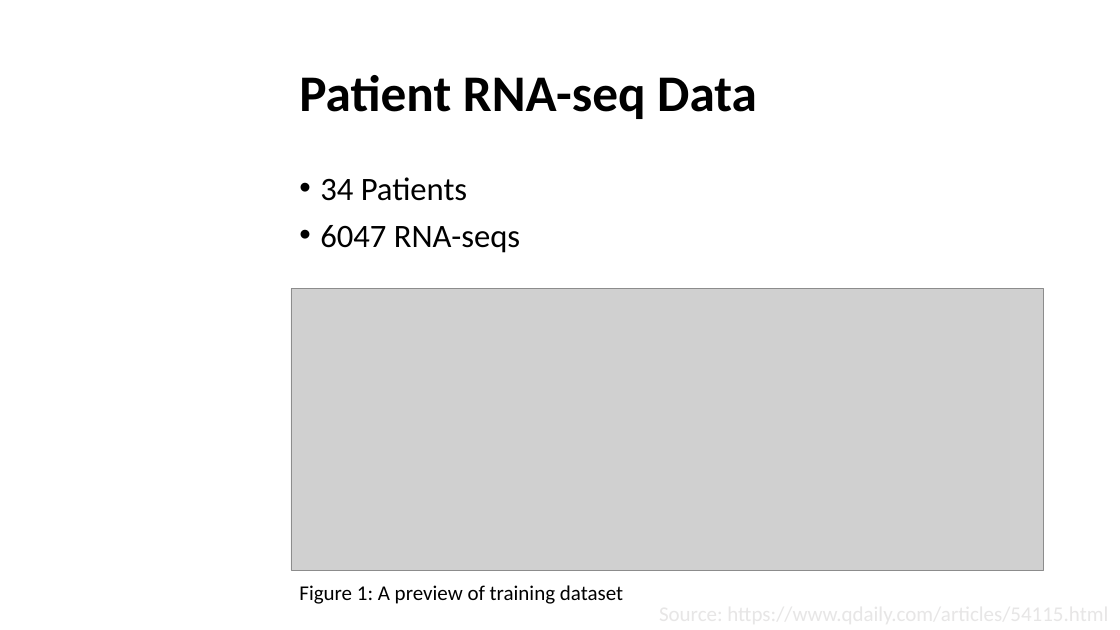
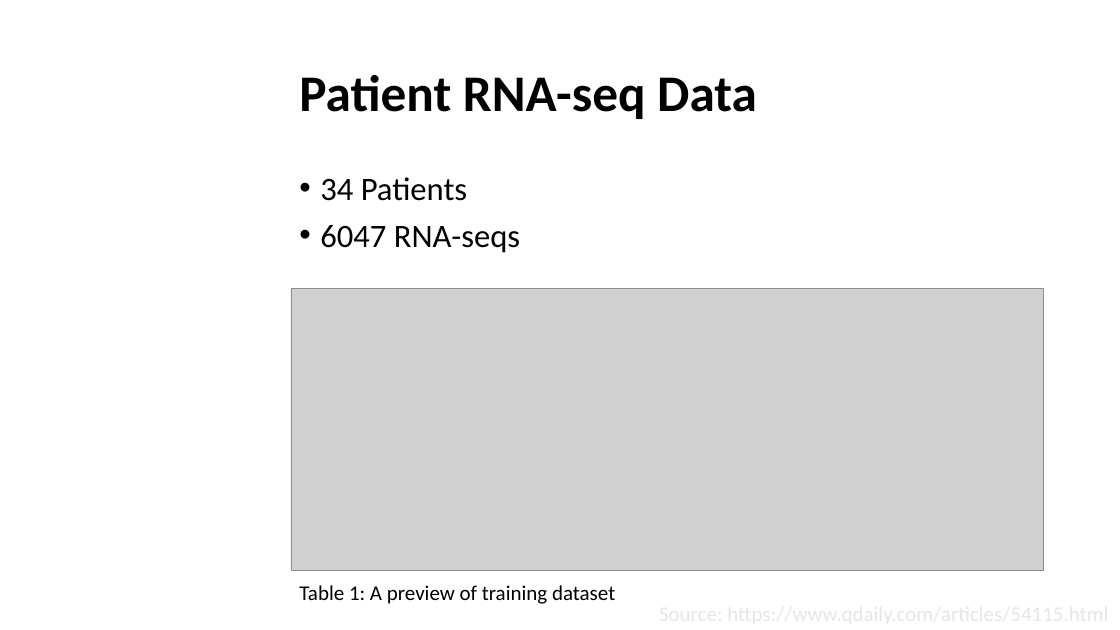
Before and after one commit to sherry-fan01/DATA3888_DiscplineProject2, a slide deck: slide 2 of report&presentation/presentation.pptx. Drawn at 1120x630 pixels with LibreOffice and Linux fonts; fonts in the diff are those of the drawing; grey boxes stand for pictures; background and template pictures are left out. Boxes give left, top, right and bottom in pixels: in the first picture for what was removed or moved away, otherwise in the second. Text is boxed around its words. In the diff, an @@ line names an element or a change of style, - is before the commit and + after.

```diff
--- a/report&presentation/presentation.pptx
+++ b/report&presentation/presentation.pptx
@@ text at (299,585,615,604): text changed @@
-Figure 1: A preview of training dataset
+Table 1: A preview of training dataset
```
Also in this commit, not shown: 2 other slides changed, 5 other files.
